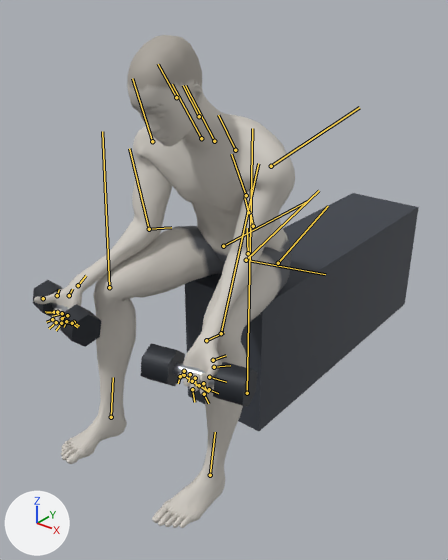
A saved change to the glTF model exports/dumbbell-finger-curl.glb.
Rendered twice from a 50 mm lens placed at (1.12, -1.54, 1.39), pointed at (-0.1, -0.02, 0.45). Every picture has the same lights, and +X, +Y and +Z are marked at lower left. The older version comes first. Both versions are drawn at frame 57 of the action 'dumbbell-finger-curl'; the numbers are the values there. The bones that change, and the others that lie on the model, are drawn over the model as lines.
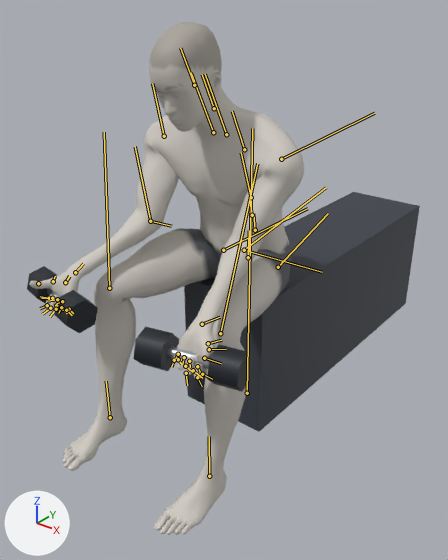
ob_dbl_right is not drawn itself; it is the parent of ob_mesh_1, ob_mesh_2, ob_mesh_3.
ob_dbr_right is not drawn itself; it is the parent of ob_mesh_4, ob_mesh_5, ob_mesh_6.
ob_props is not drawn itself; it is the parent of ob_bench.

Boxes (x1, y1, x2, y2) around the edits, measured in the pictures (448 x 560 px):
'Mesh_0', posed
    before: (34, 35, 295, 528)
    after: (29, 22, 304, 535)
'bench', posed
    before: (185, 193, 419, 431)
    after: (184, 192, 420, 432)
'Mesh_2', posed (7% taller)
    before: (213, 362, 258, 407)
    after: (207, 344, 253, 392)
'Mesh_3', posed
    before: (141, 343, 185, 386)
    after: (134, 326, 179, 371)
'Mesh_6', posed
    before: (60, 304, 101, 347)
    after: (55, 290, 98, 333)
'Mesh_5', posed
    before: (33, 280, 63, 317)
    after: (27, 266, 57, 304)
'Mesh_1', posed
    before: (173, 362, 216, 385)
    after: (167, 346, 210, 369)
bone 'pelvis', root to tip
    before: (248, 253) to (247, 228)
    after: (248, 257) to (249, 230)
bone 'upperarm_l', root to tip
    before: (271, 166) to (359, 107)
    after: (281, 159) to (374, 113)
bone 'lowerarm_l', root to tip
    before: (246, 260) to (319, 190)
    after: (244, 250) to (326, 187)
bone 'hand_l', root to tip
    before: (206, 340) to (224, 332)
    after: (202, 324) to (220, 317)
bone 'upperarm_r', root to tip
    before: (152, 141) to (132, 78)
    after: (164, 136) to (152, 83)
bone 'lowerarm_r', root to tip
    before: (149, 229) to (129, 148)
    after: (150, 221) to (135, 146)
bone 'hand_r', root to tip
    before: (78, 285) to (86, 275)
    after: (75, 272) to (83, 263)
bone 'thigh_l', root to tip
    before: (278, 263) to (328, 206)
    after: (278, 267) to (328, 213)
bone 'calf_l', root to tip
    before: (221, 333) to (258, 163)
    after: (220, 333) to (257, 163)
bone 'foot_l', root to tip
    before: (210, 475) to (215, 432)
    after: (209, 476) to (209, 436)
bone 'thigh_r', root to tip
    before: (223, 246) to (308, 201)
    after: (223, 250) to (307, 208)
bone 'calf_r', root to tip
    before: (109, 287) to (102, 131)
    after: (109, 288) to (104, 132)
bone 'foot_r', root to tip
    before: (111, 417) to (113, 377)
    after: (110, 417) to (106, 381)

Edits to the bpy script that builds the scene:
```text
Change bone_pelvis:
    where bone_pelvis = bpy.data.objects['Body'].pose.bones['pelvis']  # child of 'Root'
    bone_pelvis.location: (0.008, -0.409, 0.0) -> (0.007, -0.422, 0.0)
    bone_pelvis.rotation_quaternion: (0.999, 0.0, 0.0, -0.044) -> (1.0, 0.0, 0.0, 0.019)  # degrees (0, 0, -5) -> degrees (0, 0, 2)
Change bone_upperarm_l:
    where bone_upperarm_l = bpy.data.objects['Body'].pose.bones['upperarm_l']  # child of 'clavicle_l'
    bone_upperarm_l.rotation_quaternion: (0.79, -0.406, 0.048, 0.457) -> (0.755, -0.43, 0.06, 0.49)  # degrees (-42, 27, 50) -> degrees (-44, 31, 53)
Change bone_lowerarm_l:
    where bone_lowerarm_l = bpy.data.objects['Body'].pose.bones['lowerarm_l']  # child of 'upperarm_l'
    bone_lowerarm_l.rotation_quaternion: (0.987, 0.097, -0.123, -0.043) -> (0.988, 0.091, -0.097, -0.079)  # degrees (12, -14, -6) -> degrees (11, -10, -10)
Change bone_hand_l:
    where bone_hand_l = bpy.data.objects['Body'].pose.bones['hand_l']  # child of 'lowerarm_l'
    bone_hand_l.rotation_quaternion: (-0.616, 0.345, -0.668, -0.236) -> (-0.656, 0.305, -0.649, -0.235)  # degrees (40, 100, 89) -> degrees (-107, 84, -62)
Change bone_upperarm_r:
    where bone_upperarm_r = bpy.data.objects['Body'].pose.bones['upperarm_r']  # child of 'clavicle_r'
    bone_upperarm_r.rotation_quaternion: (0.79, 0.406, -0.048, 0.457) -> (0.755, 0.43, -0.06, 0.49)  # degrees (42, -27, 50) -> degrees (44, -31, 53)
Change bone_lowerarm_r:
    where bone_lowerarm_r = bpy.data.objects['Body'].pose.bones['lowerarm_r']  # child of 'upperarm_r'
    bone_lowerarm_r.rotation_quaternion: (0.987, -0.097, 0.123, -0.043) -> (0.988, -0.091, 0.097, -0.079)  # degrees (-12, 14, -6) -> degrees (-11, 10, -10)
Change bone_hand_r:
    where bone_hand_r = bpy.data.objects['Body'].pose.bones['hand_r']  # child of 'lowerarm_r'
    bone_hand_r.rotation_quaternion: (0.616, 0.345, -0.668, 0.236) -> (0.656, 0.305, -0.649, 0.235)  # degrees (-40, -100, 89) -> degrees (107, -84, -62)
Change bone_thigh_l:
    where bone_thigh_l = bpy.data.objects['Body'].pose.bones['thigh_l']  # child of 'pelvis'
    bone_thigh_l.rotation_quaternion: (0.724, 0.05, 0.063, 0.685) -> (0.753, 0.041, 0.071, 0.653)  # degrees (9, 1, 87) -> degrees (9, 3, 82)
Change bone_calf_l:
    where bone_calf_l = bpy.data.objects['Body'].pose.bones['calf_l']  # child of 'thigh_l'
    bone_calf_l.rotation_quaternion: (0.794, -0.032, 0.078, -0.602) -> (0.786, -0.014, 0.065, -0.614)  # degrees (-8, 5, -75) -> degrees (-6, 5, -76)
Change bone_foot_l:
    where bone_foot_l = bpy.data.objects['Body'].pose.bones['foot_l']  # child of 'calf_l'
    bone_foot_l.rotation_quaternion: (0.988, 0.06, -0.139, 0.009) -> (0.986, 0.066, -0.135, -0.075)  # degrees (7, -16, 0) -> degrees (9, -15, -10)
Change bone_thigh_r:
    where bone_thigh_r = bpy.data.objects['Body'].pose.bones['thigh_r']  # child of 'pelvis'
    bone_thigh_r.rotation_quaternion: (0.724, -0.05, -0.063, 0.685) -> (0.753, -0.041, -0.071, 0.653)  # degrees (-9, -1, 87) -> degrees (-9, -3, 82)
Change bone_calf_r:
    where bone_calf_r = bpy.data.objects['Body'].pose.bones['calf_r']  # child of 'thigh_r'
    bone_calf_r.rotation_quaternion: (0.794, 0.032, -0.078, -0.602) -> (0.786, 0.014, -0.065, -0.614)  # degrees (8, -5, -75) -> degrees (6, -5, -76)
Change bone_foot_r:
    where bone_foot_r = bpy.data.objects['Body'].pose.bones['foot_r']  # child of 'calf_r'
    bone_foot_r.rotation_quaternion: (0.988, -0.06, 0.139, 0.009) -> (0.986, -0.066, 0.135, -0.075)  # degrees (-7, 16, 0) -> degrees (-9, 15, -10)
```
